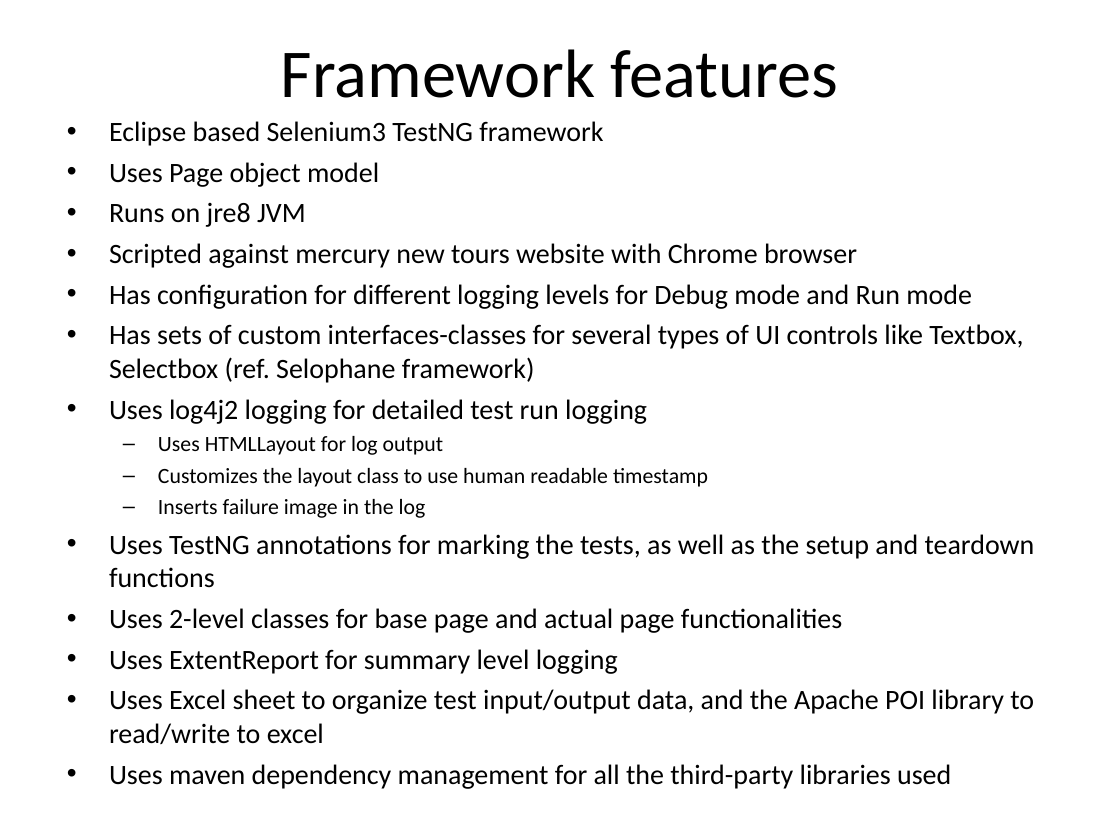
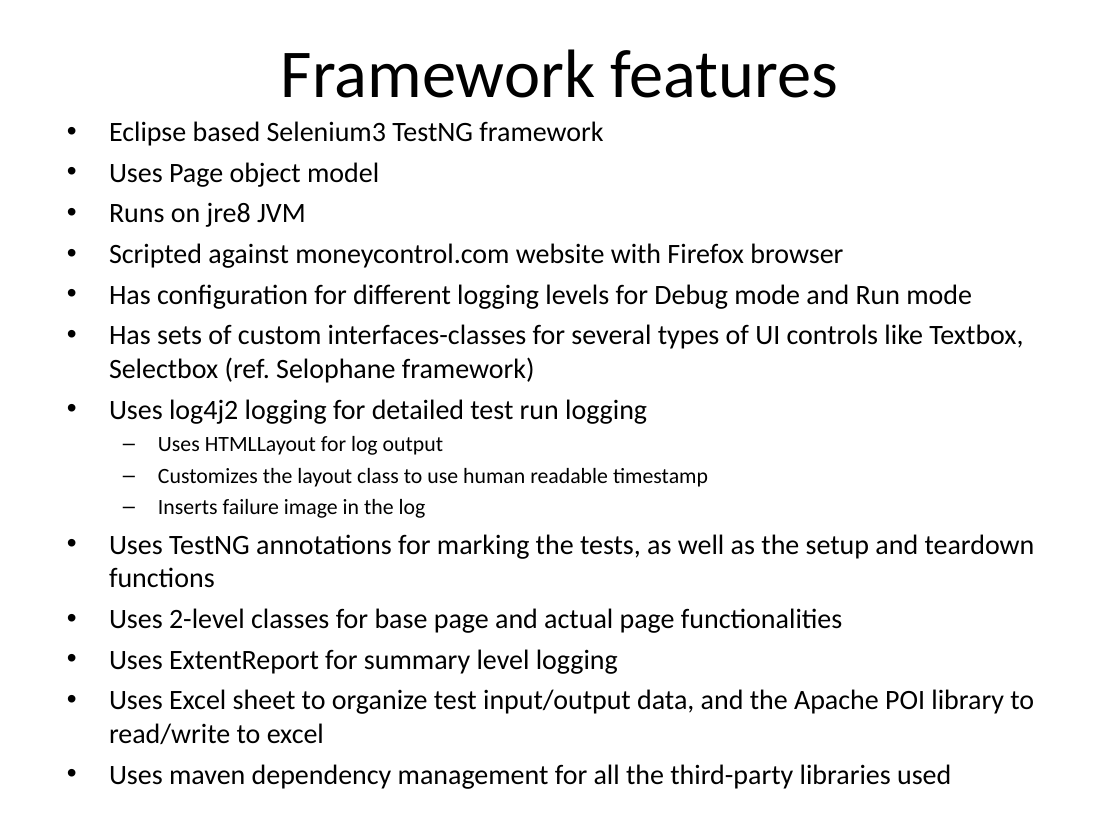
Before and after one commit to asudipto/selophane_InYetAnotherDemoProject, a slide deck: slide 3 of Selenium_NSE/Selenium 3 Framework.ppt. Drawn at 1120x840 pixels with LibreOffice and Linux fonts; fonts in the diff are those of the drawing. Boxes give left, top, right and bottom in pixels: in the first picture for what was removed or moved away, otherwise in the second. Text is boxed around its words. In the diff, an @@ line names an element or a change of style, - is before the commit and + after.

```diff
--- a/Selenium_NSE/Selenium 3 Framework.ppt
+++ b/Selenium_NSE/Selenium 3 Framework.ppt
@@ text at (109, 243, 843, 268): text changed @@
-• Scripted against mercury new tours website with Chrome browser
+• Scripted against moneycontrol.com website with Firefox browser
```
Also in this commit, not shown: 1 other slide changed.
